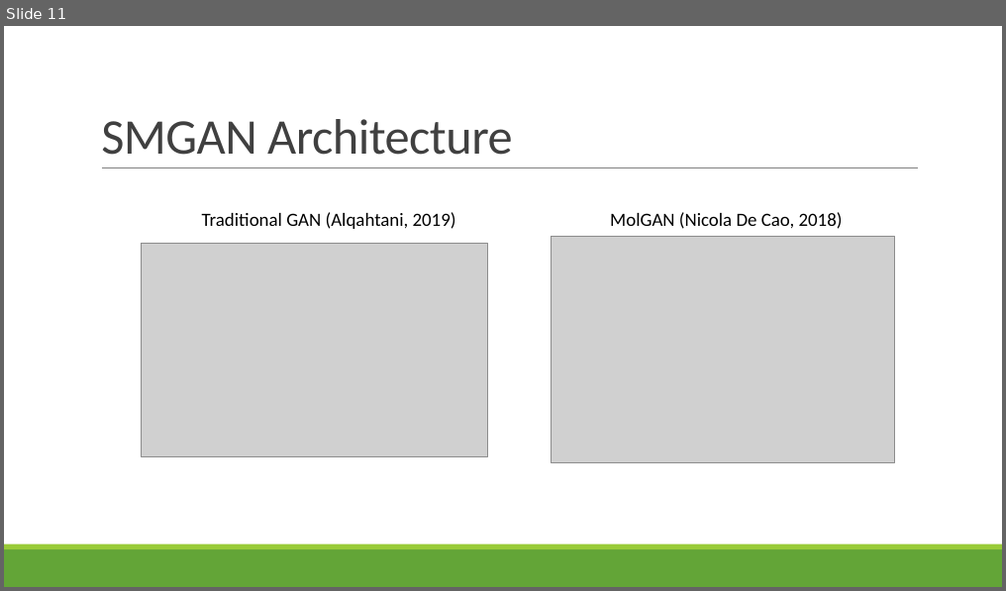
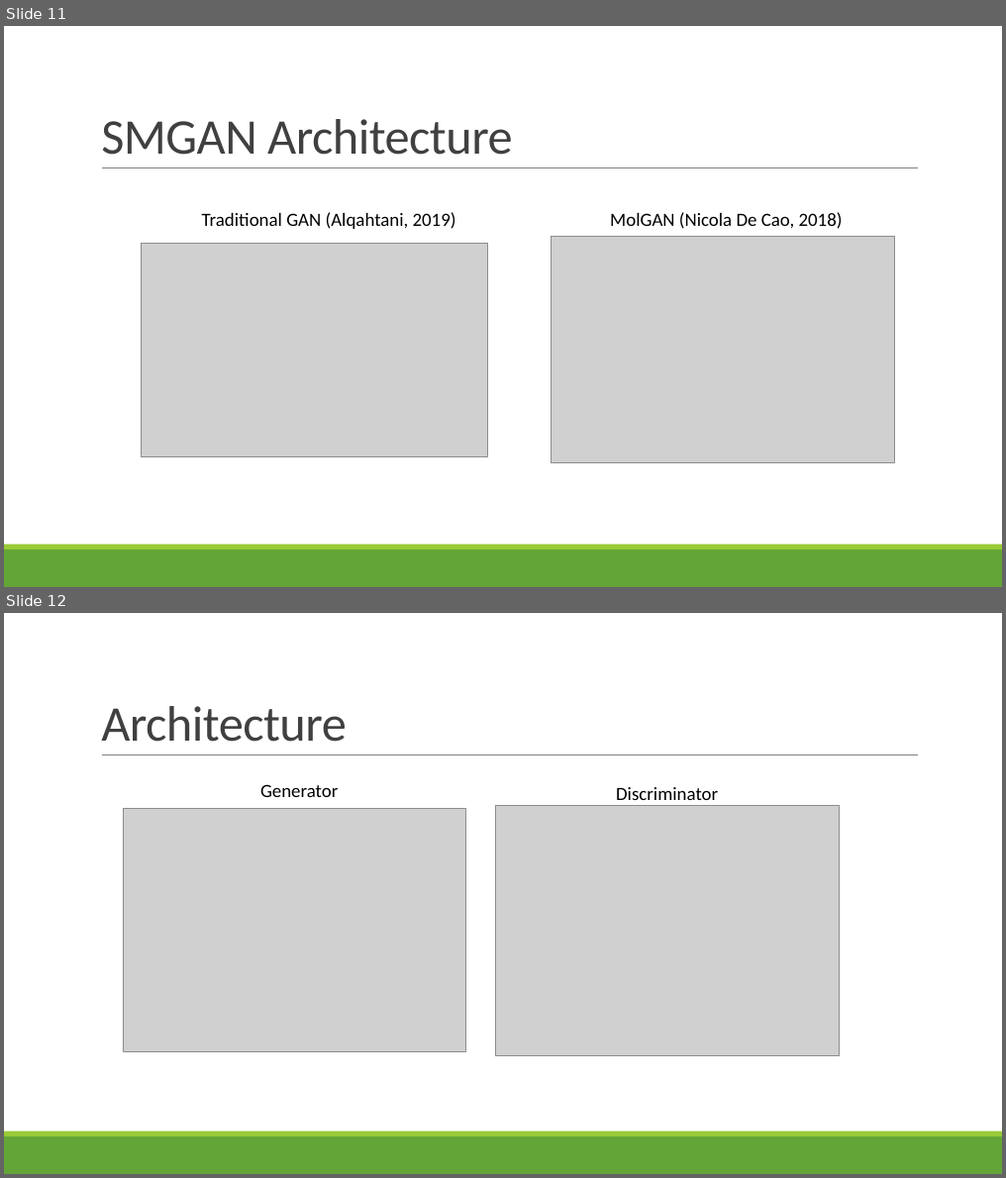
Before and after one commit to vanthony715/SMGAN, a slide deck: SMGAN.pptx. Shown one above the other, each under a label of ours: slide 11 before the commit, slides 11 and 12 after it. The pictures are 1006x591 and 1006x1178 pixels, drawn with LibreOffice and Linux fonts; fonts in the diff are those of the drawing; grey boxes stand for pictures. Boxes give left, top, right and bottom in pixels: in the first picture for what was removed or moved away, otherwise in the second. Text is boxed around its words. In the diff, an @@ line names an element or a change of style, - is before the commit and + after.

Commit message:
fixed generator network to be smaller.

```diff
--- a/SMGAN.pptx
+++ b/SMGAN.pptx
@@ slide 12 added at (4, 613, 1002, 1174), background #FFFFFF; not listed: 3 template elements that a slide beside it also shows @@
@@ title added at (101, 706, 347, 742), 48 pt, text #404040 @@
+Architecture
@@ text added at (260, 784, 338, 797), 18 pt, text #000000 @@
+Generator
@@ text added at (616, 787, 718, 800), 18 pt, text #000000 @@
+Discriminator
@@ picture added at (123, 808, 466, 1052) @@
@@ picture added at (496, 805, 840, 1057) @@
```
Also in this commit, not shown: 3 slides changed, 3 other slides added, 3 slides removed, 5 other files.
